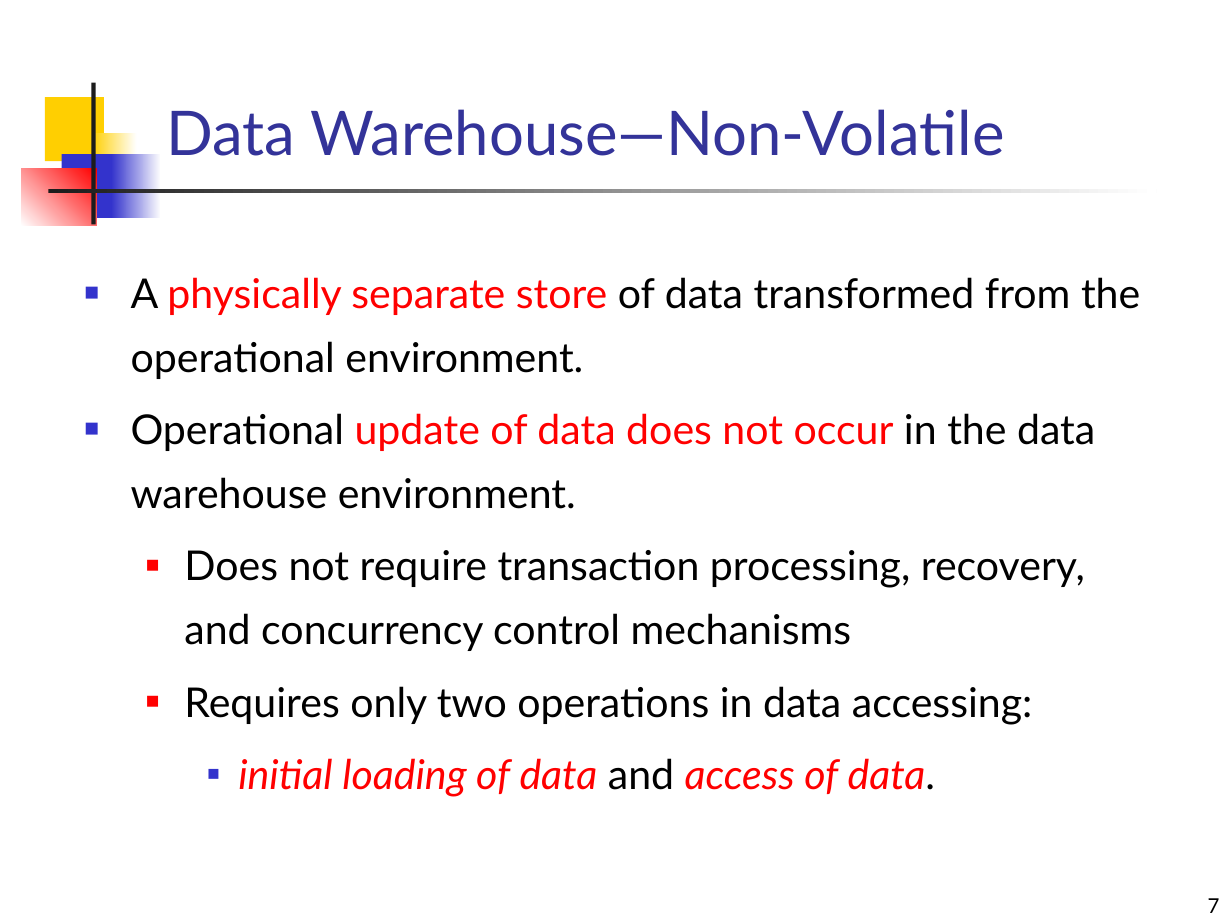
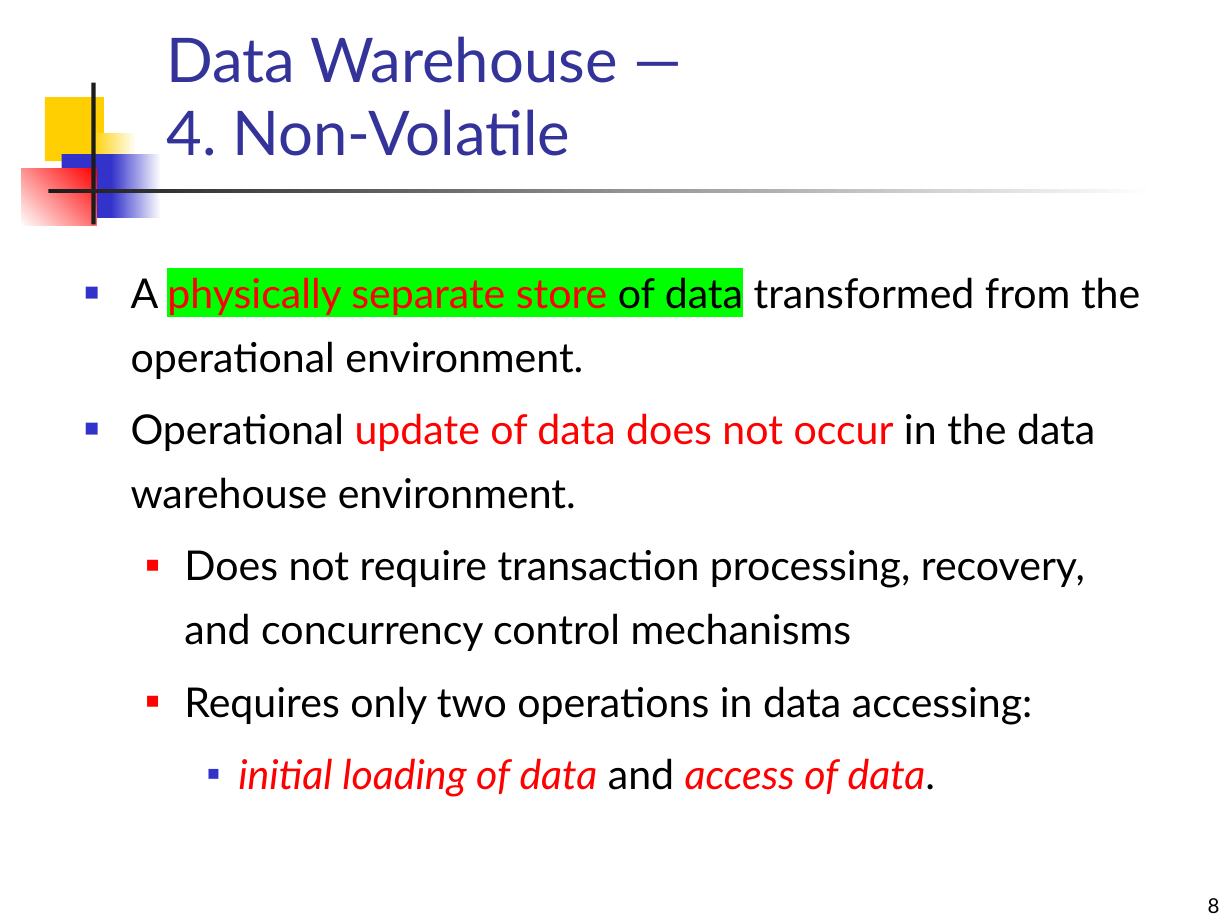
Before and after one commit to mahmoudparsian/data-warehousing-and-business-intelligence, a slide deck: slide 8 of resources/class_lectures/review/introduction_to_data_warehousing.pptx (slide 7 before the commit). Drawn at 1232x924 pixels with LibreOffice and Linux fonts; fonts in the diff are those of the drawing. Boxes give left, top, right and bottom in pixels: in the first picture for what was removed or moved away, otherwise in the second. Text is boxed around its words. In the diff, an @@ line names an element or a change of style, - is before the commit and + after.

```diff
--- a/resources/class_lectures/review/introduction_to_data_warehousing.pptx
+++ b/resources/class_lectures/review/introduction_to_data_warehousing.pptx
@@ title at box(166, 36, 617, 156): text changed @@
-Data Warehouse—Non-Volatile
+Data Warehouse —
+4. Non-Volatile
@@ text at box(131, 277, 1140, 379): highlight none to #00FF00 in "physically separate store of data" @@
@@ page number at box(1208, 898, 1220, 913): text changed @@
-7
+8
```
Also in this commit, not shown: 7 other slides changed, 4 slides added.
